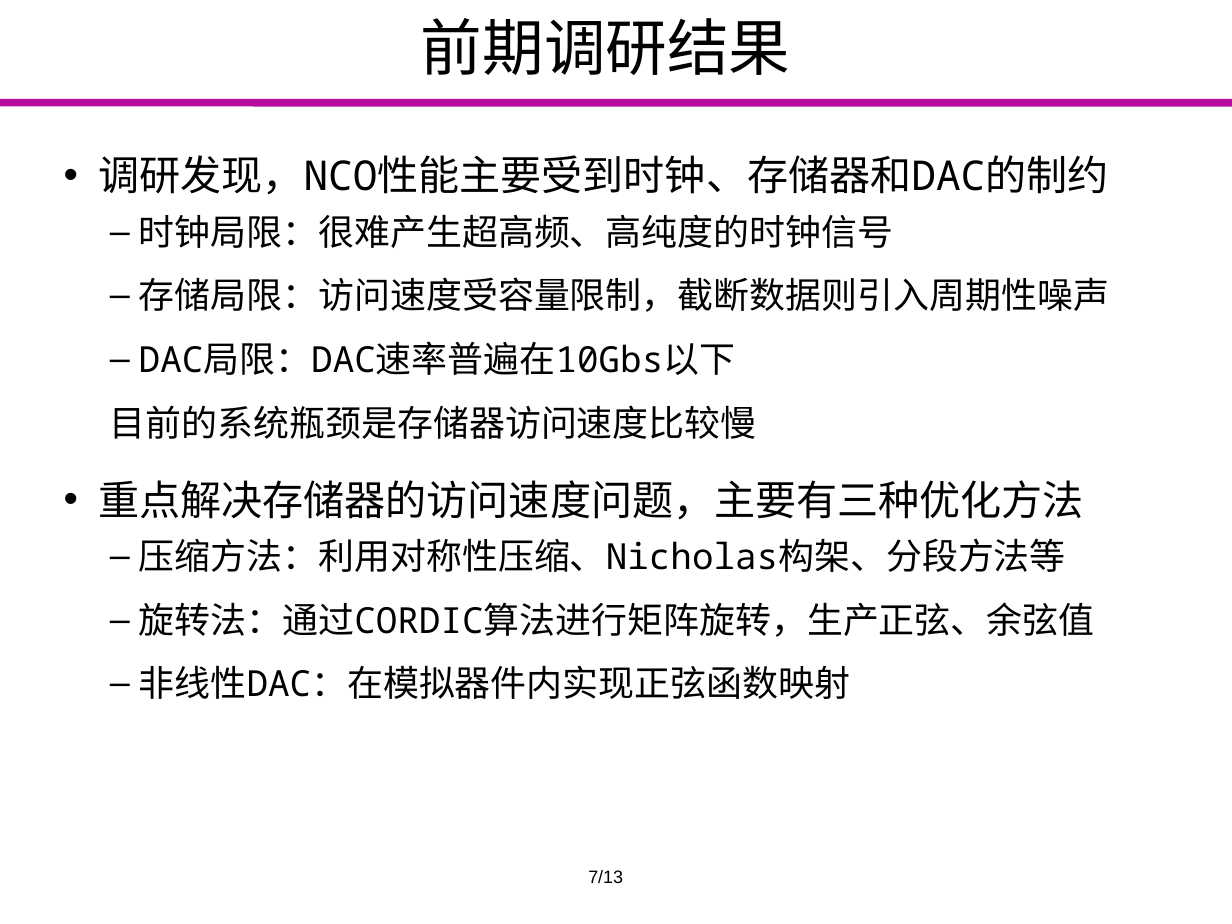
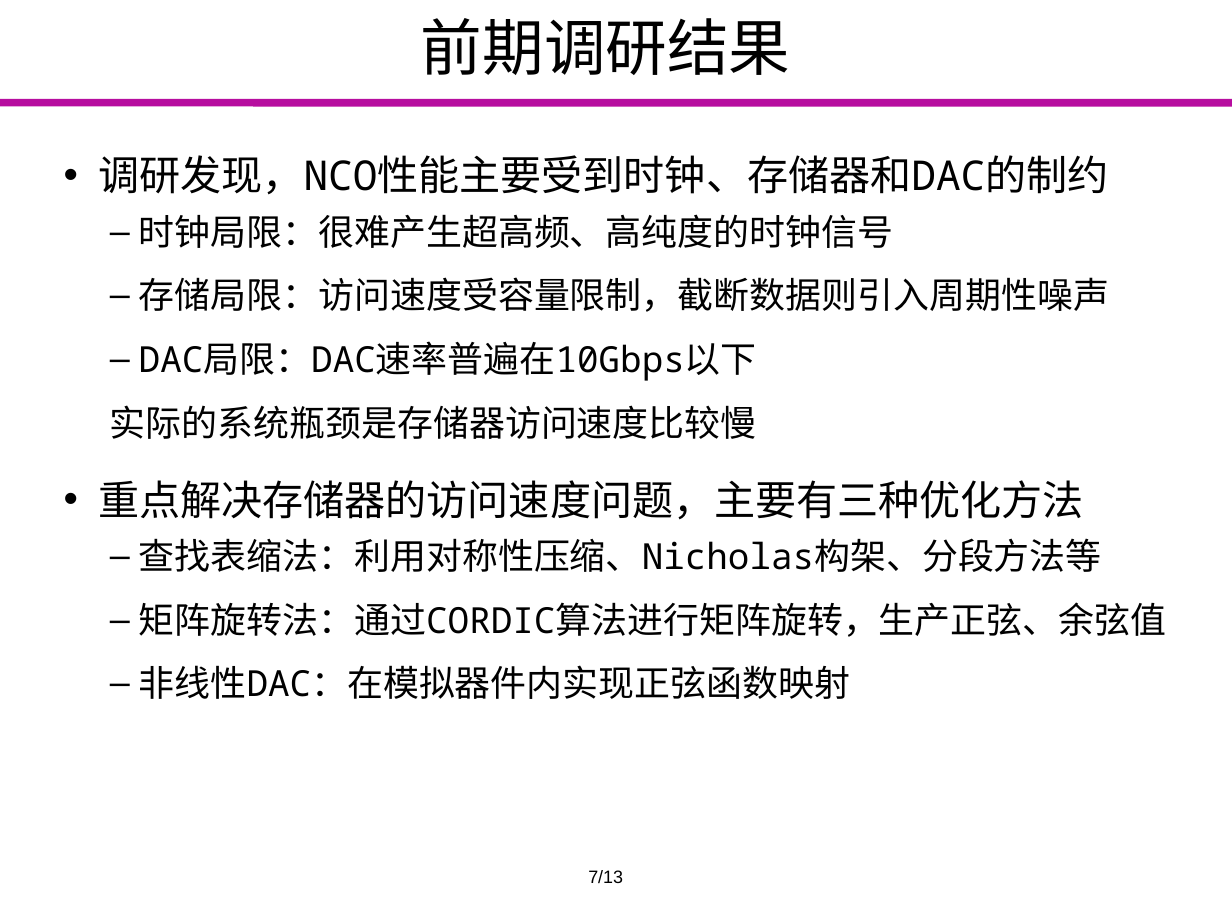
Before and after one commit to Markov2016/kaiti, a slide deck: slide 7 of ppt/yyx_v1.1.pptx. Drawn at 1232x924 pixels with LibreOffice and Linux fonts; fonts in the diff are those of the drawing; background and template pictures are left out. Boxes give left, top, right and bottom in pixels: in the first picture for what was removed or moved away, otherwise in the second. Text is boxed around its words. In the diff, an @@ line names an element or a change of style, - is before the commit and + after.

```diff
--- a/ppt/yyx_v1.1.pptx
+++ b/ppt/yyx_v1.1.pptx
@@ text at (110,341,757,439): text changed @@
-  – DAC局限：DAC速率普遍在10Gbs以下
-  目前的系统瓶颈是存储器访问速度比较慢
+  – DAC局限：DAC速率普遍在10Gbps以下
+  实际的系统瓶颈是存储器访问速度比较慢
@@ text at (139,538,1167,637): text changed @@
-  – 压缩方法：利用对称性压缩、Nicholas构架、分段方法等
-  – 旋转法：通过CORDIC算法进行矩阵旋转，生产正弦、余弦值
+  – 查找表缩法：利用对称性压缩、Nicholas构架、分段方法等
+  – 矩阵旋转法：通过CORDIC算法进行矩阵旋转，生产正弦、余弦值
```
Also in this commit, not shown: 8 other slides changed, 1 slide added, 1 slide removed.
